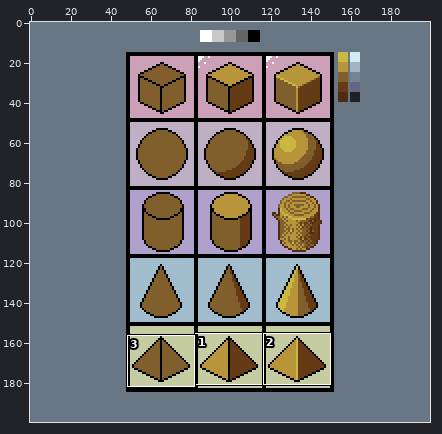
Pixel-art file -- 2020/12/26/Udemy - Challenge 4.aseprite. Above, an overview of the earlier version with the close-up marked.
Close-up. Before the edit:
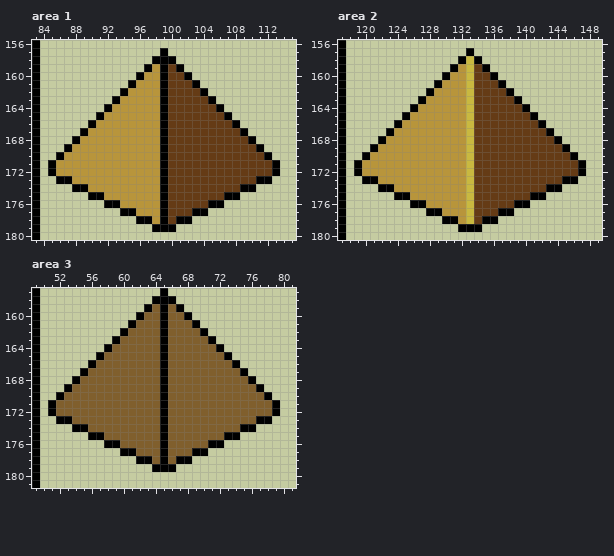
200x200 pixels, 1 frame. Shown: area 1: x 83..115, y 156..180; area 2: x 117..149, y 156..180; area 3: x 49..81, y 157..181. The commit also changed other parts of the picture, which this record leaves out.
Once edited:
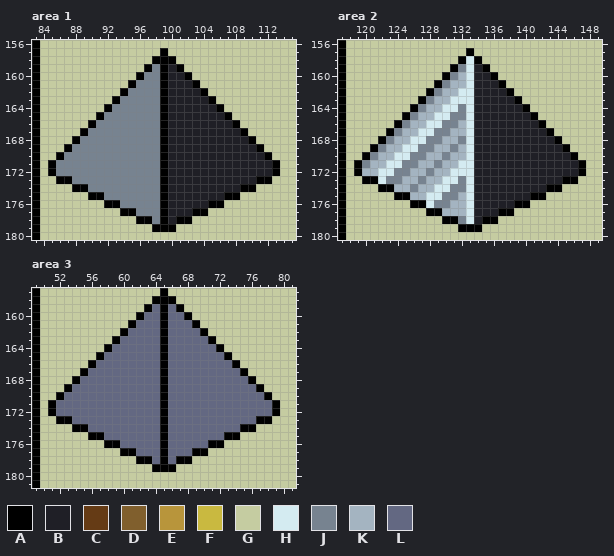
Palette (. is transparent): A #000000  B #1f1f26  C #653b15  D #805f2d  E #b8953b  F #c9b940  G #c5cca1  H #d4ebf1  J #778390  K #a4b4c1  L #636882
Diff:
layer "Wooden textures" now hidden
layer "Metallic textures" now shown
Changed rows in their new state; - is an unchanged pixel.
Area 1, layer "Metallic textures":
first column x 86:
159 ------------J-B------------
160 -----------JJ-BB-----------
161 ----------JJJ-BBB----------
162 ---------JJJJ-BBBB---------
163 --------JJJJJ-BBBBB--------
164 -------JJJJJJ-BBBBBB-------
165 ------JJJJJJJ-BBBBBBB------
166 -----JJJJJJJJ-BBBBBBBB-----
167 ----JJJJJJJJJ-BBBBBBBBB----
168 ---JJJJJJJJJJ-BBBBBBBBBB---
169 --JJJJJJJJJJJ-BBBBBBBBBBB--
170 -JJJJJJJJJJJJ-BBBBBBBBBBBB-
171 JJJJJJJJJJJJJ-BBBBBBBBBBBBB
172 JJJJJJJJJJJJJ-BBBBBBBBBBBBB
173 --JJJJJJJJJJJ-BBBBBBBBBBB--
174 ----JJJJJJJJJ-BBBBBBBBB----
175 ------JJJJJJJ-BBBBBBB------
176 --------JJJJJ-BBBBB--------
177 ----------JJJ-BBB----------
178 ------------J-B------------
Area 2, layer "Metallic textures":
first column x 120:
158 -------------H-------------
159 ------------JHB------------
160 -----------JKHBB-----------
161 ----------JKKHBBB----------
162 ---------JKKHHBBBB---------
163 --------JKKHHHBBBBB--------
164 -------JKKHHJHBBBBBB-------
165 ------JKKHHJJHBBBBBBB------
166 -----JKKHHJJKHBBBBBBBB-----
167 ----JKKHHJJKKHBBBBBBBBB----
168 ---JKKHHJJKKJHBBBBBBBBBB---
169 --JKKHHJJKKJKHBBBBBBBBBBB--
170 -JKKHHJJKKJKKHBBBBBBBBBBBB-
171 JKKHHJJKKJKKHHBBBBBBBBBBBBB
172 KKHHJJKKJKKHHHBBBBBBBBBBBBB
173 --HJJKKJKKHHJHBBBBBBBBBBB--
174 ----KKJKKHHJJHBBBBBBBBB----
175 ------KKHHJJKHBBBBBBB------
176 --------HJJKKHBBBBB--------
177 ----------KKKHBBB----------
178 ------------JHB------------
Area 3, layer "Metallic textures":
first column x 52:
159 ------------L-L------------
160 -----------LL-LL-----------
161 ----------LLL-LLL----------
162 ---------LLLL-LLLL---------
163 --------LLLLL-LLLLL--------
164 -------LLLLLL-LLLLLL-------
165 ------LLLLLLL-LLLLLLL------
166 -----LLLLLLLL-LLLLLLLL-----
167 ----LLLLLLLLL-LLLLLLLLL----
168 ---LLLLLLLLLL-LLLLLLLLLL---
169 --LLLLLLLLLLL-LLLLLLLLLLL--
170 -LLLLLLLLLLLL-LLLLLLLLLLLL-
171 LLLLLLLLLLLLL-LLLLLLLLLLLLL
172 LLLLLLLLLLLLL-LLLLLLLLLLLLL
173 --LLLLLLLLLLL-LLLLLLLLLLL--
174 ----LLLLLLLLL-LLLLLLLLL----
175 ------LLLLLLL-LLLLLLL------
176 --------LLLLL-LLLLL--------
177 ----------LLL-LLL----------
178 ------------L-L------------
Changed places in both close-ups, as pixel boxes (x1, y1, x2, y2):
changed: (56, 64, 272, 224)
changed: (362, 56, 578, 224)
changed: (56, 304, 272, 464)
